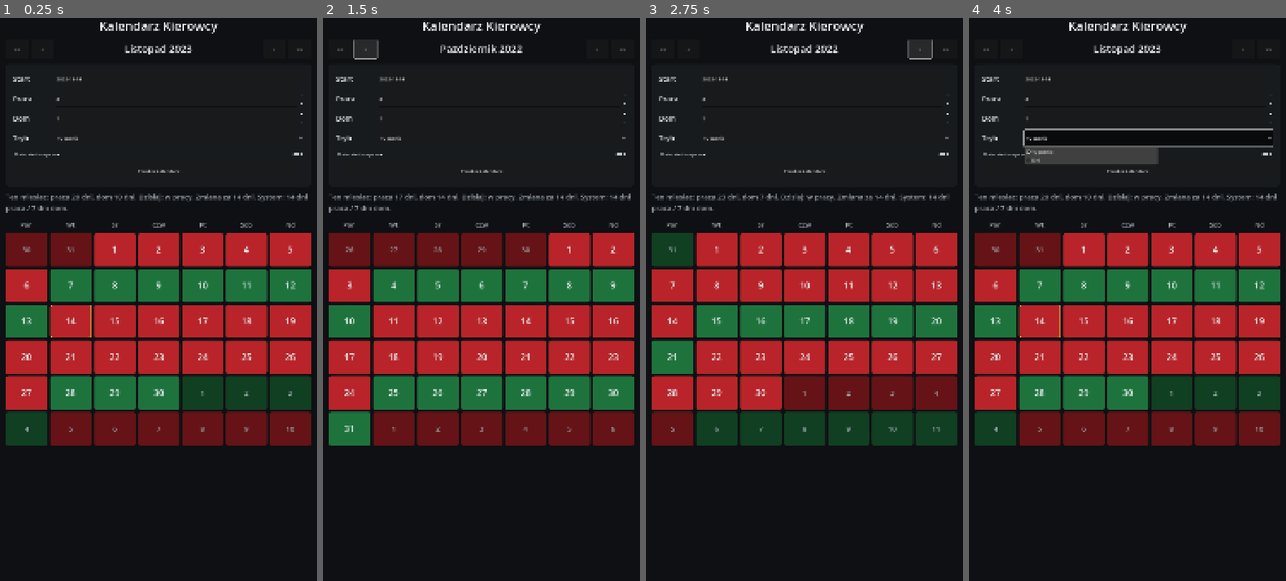
Above: before the commit, frames 1-4 (left to right).
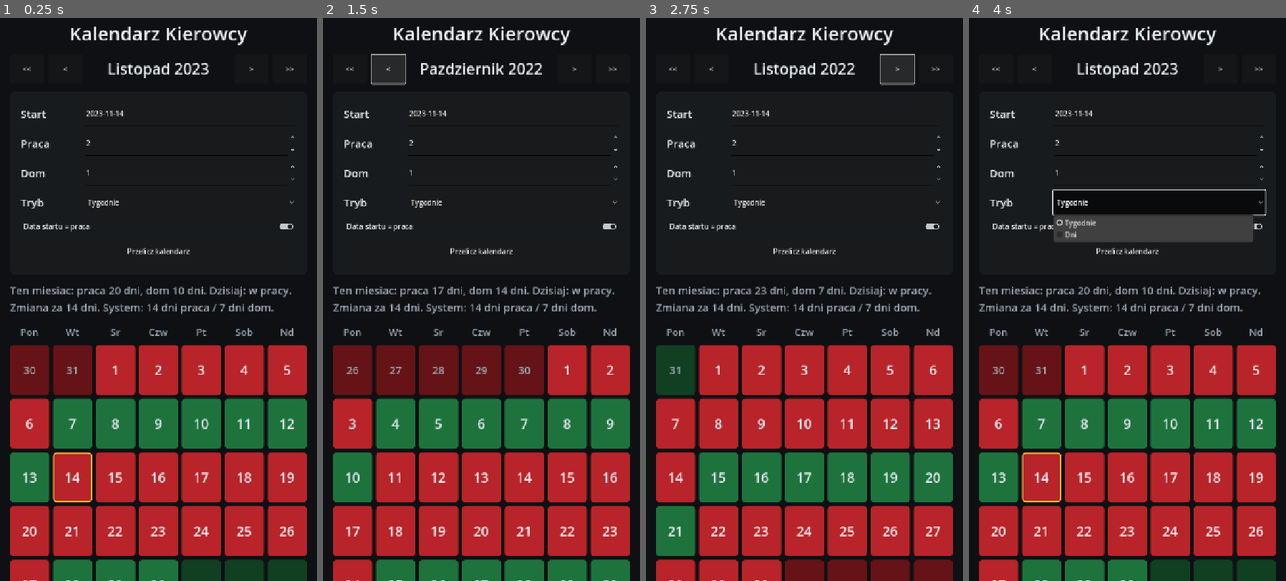
Above: after the commit, the same moments.

Repository: ElKlient/IDOL-Genesis
Game: Godot game, scene res://scenes/main.tscn
Two runs of this game, one before a commit and one after it. Both use one fixed random seed, a clock stepped at 60 frames per second and the inputs below.
Inputs:
- Up to frame 1 (0.25 s): no input
- Up to frame 2 (1.5 s): click "<<" at 0.5 s; click "<" at 1.25 s
- Up to frame 3 (2.75 s): click ">" at 2 s
- Up to frame 4 (4 s): click ">>" at 2.75 s; click "Tygodnie" at 3.5 s

The runs differ from the first frame. In frame 1, 53% of the frame differs, in the area x 1-99%, y 0-100%; in frame 2, 54%; in frame 3, 52%; in frame 4, 57%.

Commit message:
Force portrait mobile layout

Diff:
--- a/project.godot
+++ b/project.godot
@@ -12,10 +12,11 @@
 
 [display]
 
-window/size/viewport_width=1080
-window/size/viewport_height=1920
+window/size/viewport_width=720
+window/size/viewport_height=1280
 window/stretch/mode="canvas_items"
 window/stretch/aspect="expand"
+window/handheld/orientation=1
 
 [input_devices]
 
